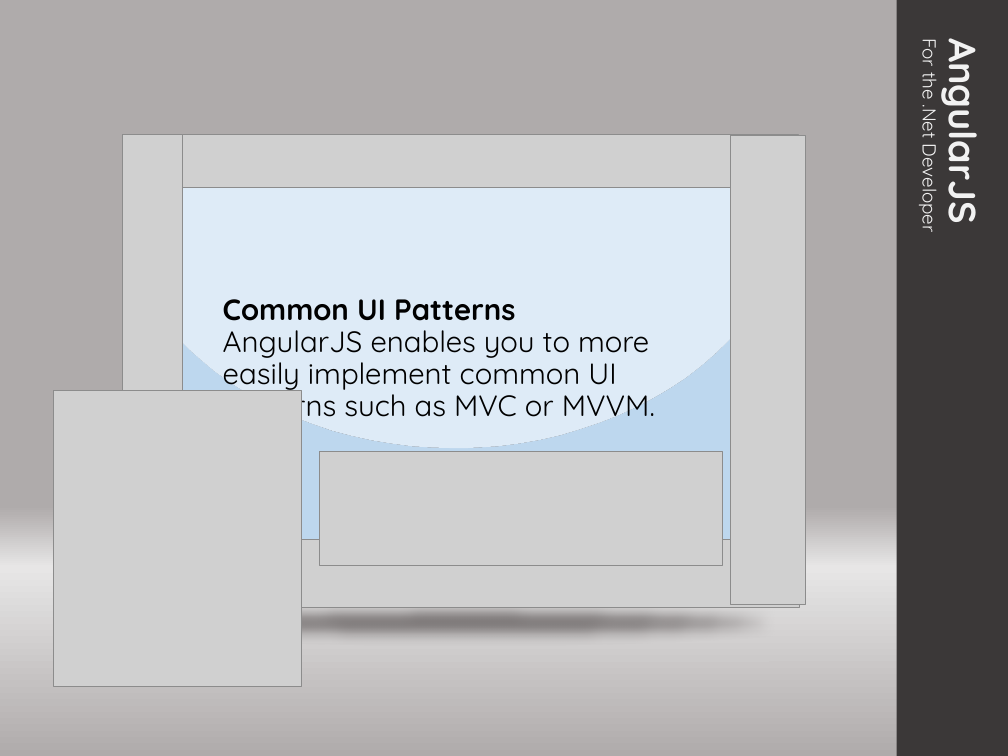
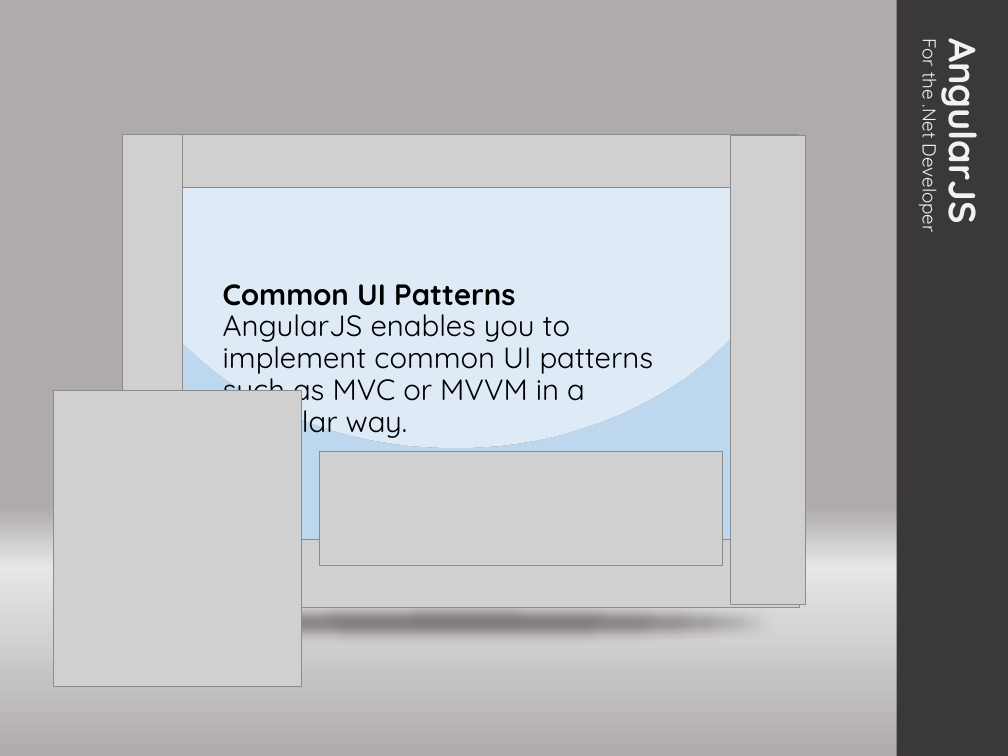
Before and after one commit to JamesBender/AngularDemos, a slide deck: slide 5 of Slides/AngularJSForDotNetDevelopers.pptx. Drawn at 1008x756 pixels with LibreOffice and Linux fonts; fonts in the diff are those of the drawing; grey boxes stand for pictures. Boxes give left, top, right and bottom in pixels: in the first picture for what was removed or moved away, otherwise in the second. Text is boxed around its words. In the diff, an @@ line names an element or a change of style, - is before the commit and + after.

```diff
--- a/Slides/AngularJSForDotNetDevelopers.pptx
+++ b/Slides/AngularJSForDotNetDevelopers.pptx
@@ text at [223, 284, 654, 440]: text changed @@
-Common UI Patterns
-AngularJS enables you to more easily implement common UI patterns such as MVC or MVVM.
+Common UI Patterns
+AngularJS enables you to implement common UI patterns such as MVC or MVVM in a modular way.
```
Also in this commit, not shown: 2 slides added, 2 slides removed.
